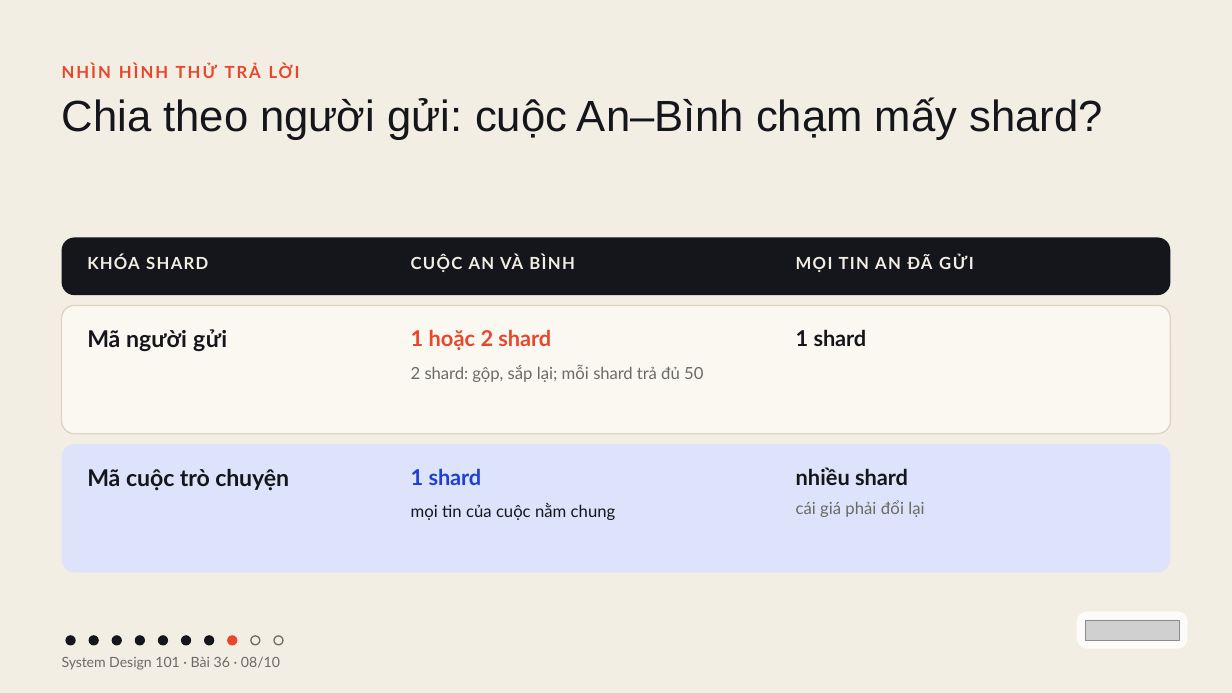
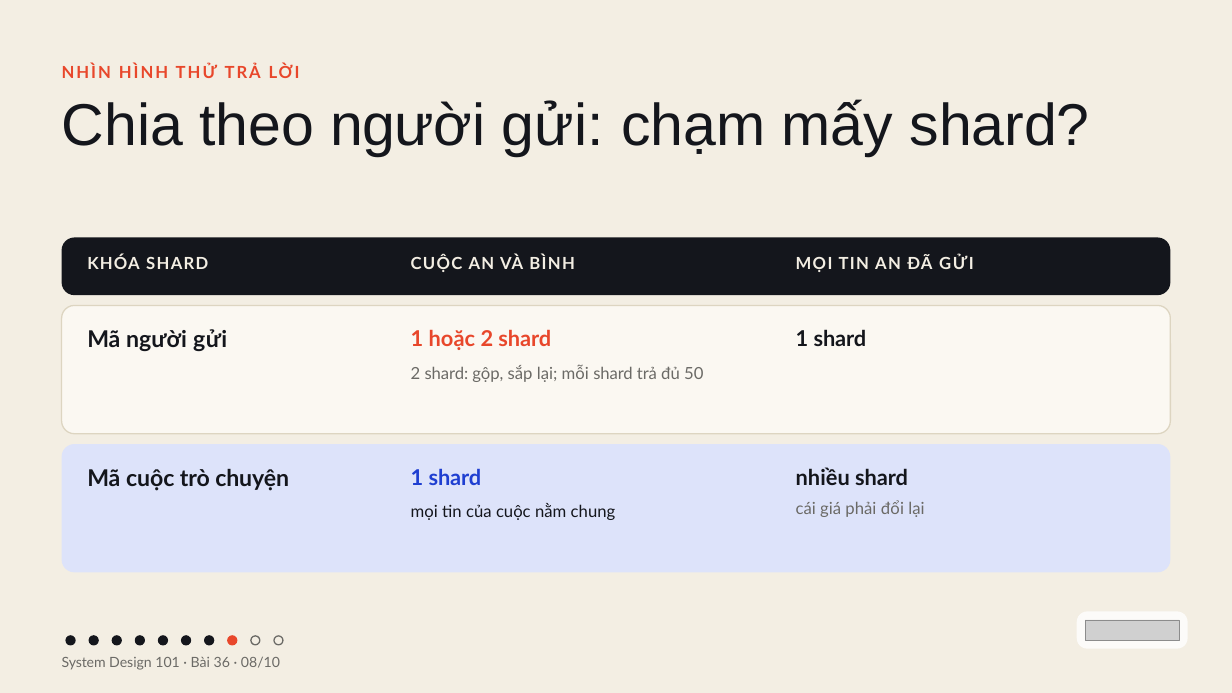
Before and after one commit to vohoailinh90/tool-marketing-studio, a slide deck: slide 8 of system-design-101/vi/lessons/sd-04-036/slides/sd-04-036.pptx. Drawn at 1232x693 pixels with LibreOffice and Linux fonts; fonts in the diff are those of the drawing; grey boxes stand for pictures. Boxes give left, top, right and bottom in pixels: in the first picture for what was removed or moved away, otherwise in the second. Text is boxed around its words. In the diff, an @@ line names an element or a change of style, - is before the commit and + after.

```diff
--- a/system-design-101/vi/lessons/sd-04-036/slides/sd-04-036.pptx
+++ b/system-design-101/vi/lessons/sd-04-036/slides/sd-04-036.pptx
@@ text at bbox=[62, 99, 1090, 157]: text changed; size 51 to 69 pt @@
-Chia theo người gửi: cuộc An–Bình chạm mấy shard?
+Chia theo người gửi: chạm mấy shard?
```
Also in this commit, not shown: 7 other slides changed, 2 other files.
